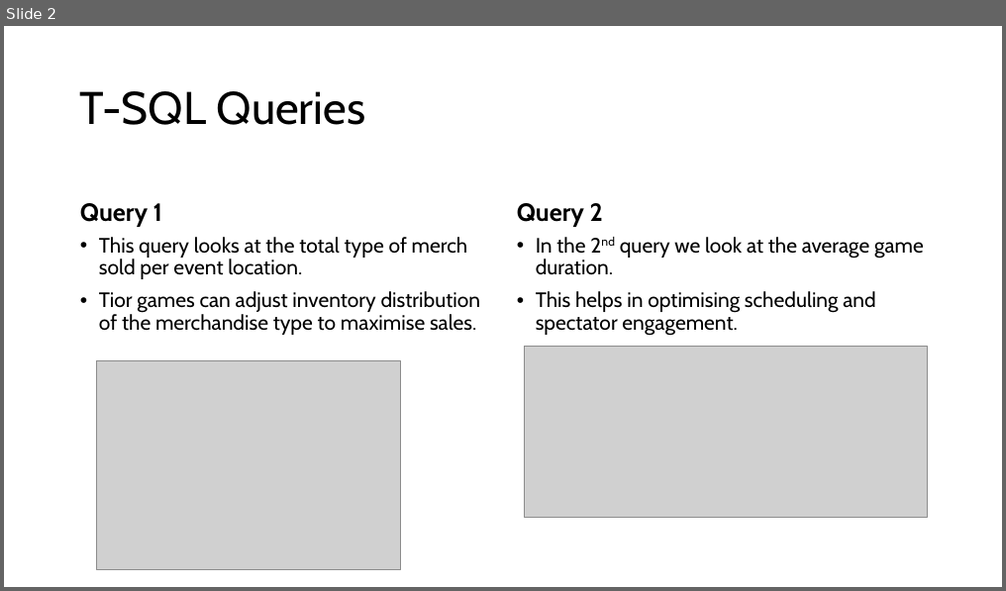
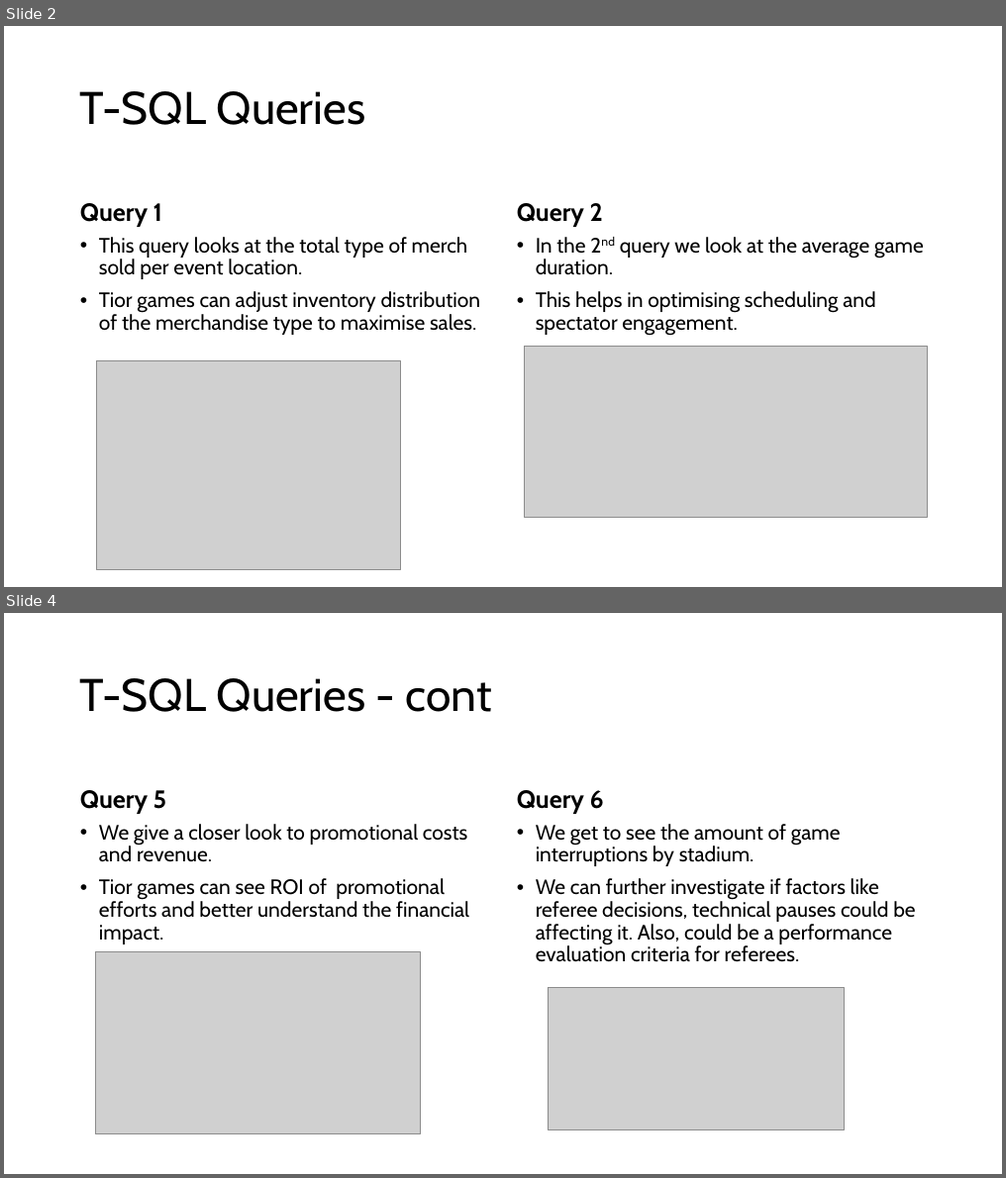
Before and after one commit to HandharJunino/Tior-Games, a slide deck: Tior Games Data Warehouse.pptx. Shown one above the other, each under a label of ours: slide 2 before the commit, slides 2 and 4 after it; the slides between them are not shown. The pictures are 1006x591 and 1006x1178 pixels, drawn with LibreOffice and Linux fonts; fonts in the diff are those of the drawing; grey boxes stand for pictures. Boxes give left, top, right and bottom in pixels: in the first picture for what was removed or moved away, otherwise in the second. Text is boxed around its words. In the diff, an @@ line names an element or a change of style, - is before the commit and + after.

```diff
--- a/Tior Games Data Warehouse.pptx
+++ b/Tior Games Data Warehouse.pptx
@@ slide 4 added at (x1=4, y1=613, x2=1002, y2=1174), background #FFFFFF @@
@@ title added at (x1=80, y1=678, x2=492, y2=712), 44 pt, text #000000 @@
+T-SQL Queries - cont
@@ text added at (x1=80, y1=790, x2=167, y2=814), 24 pt, text #000000, bold @@
+Query 5
@@ text added at (x1=517, y1=790, x2=604, y2=814), 24 pt, text #000000, bold @@
+Query 6
@@ text added at (x1=99, y1=824, x2=469, y2=945), 20 pt, text #000000 @@
+• We give a closer look to promotional costs and revenue.
+• Tior games can see ROI of promotional efforts and better understand the financial impact.
@@ text added at (x1=536, y1=824, x2=915, y2=962), 20 pt, text #000000 @@
+• We get to see the amount of game interruptions by stadium.
+• We can further investigate if factors like referee decisions, technical pauses could be affecting it. Also, could be a performance evaluation criteria for referees.
@@ picture added at (x1=95, y1=953, x2=420, y2=1135) @@
@@ picture added at (x1=548, y1=988, x2=844, y2=1131) @@
```
Also in this commit, not shown: 1 slide changed, 5 other slides added.
